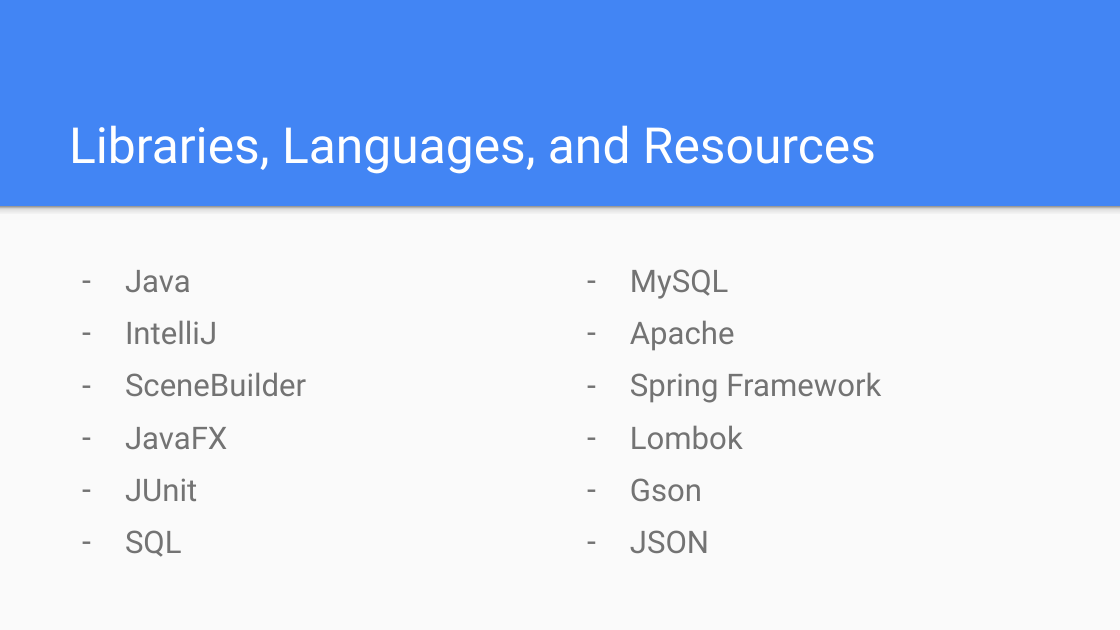
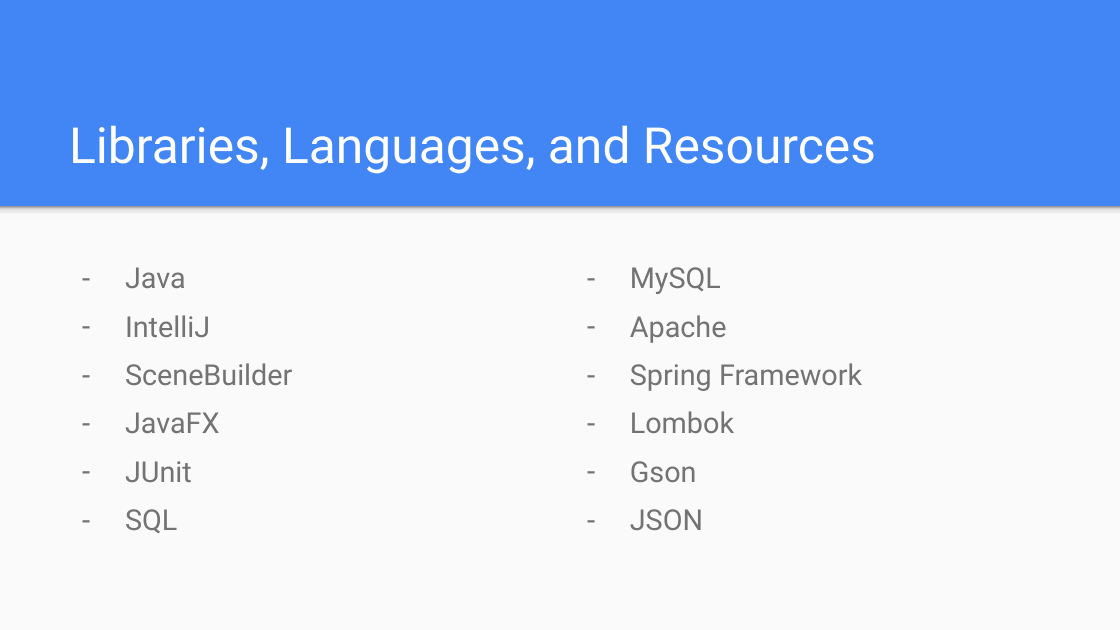
Before and after one commit to stormsju/CS380-Final-Project---TeamNamePending, a slide deck: slide 3 of PicMe Project Presentation.pptx. Drawn at 1120x630 pixels with LibreOffice and Linux fonts; fonts in the diff are those of the drawing. Boxes give left, top, right and bottom in pixels: in the first picture for what was removed or moved away, otherwise in the second. Text is boxed around its words. In the diff, an @@ line names an element or a change of style, - is before the commit and + after.

```diff
--- a/PicMe Project Presentation.pptx
+++ b/PicMe Project Presentation.pptx
@@ text "Java" at (125,267,292,533): size 20 to 18.5 pt @@
@@ text "MySQL" at (630,267,862,530): size 20 to 18.5 pt @@
```
Also in this commit, not shown: 2 other slides changed.
